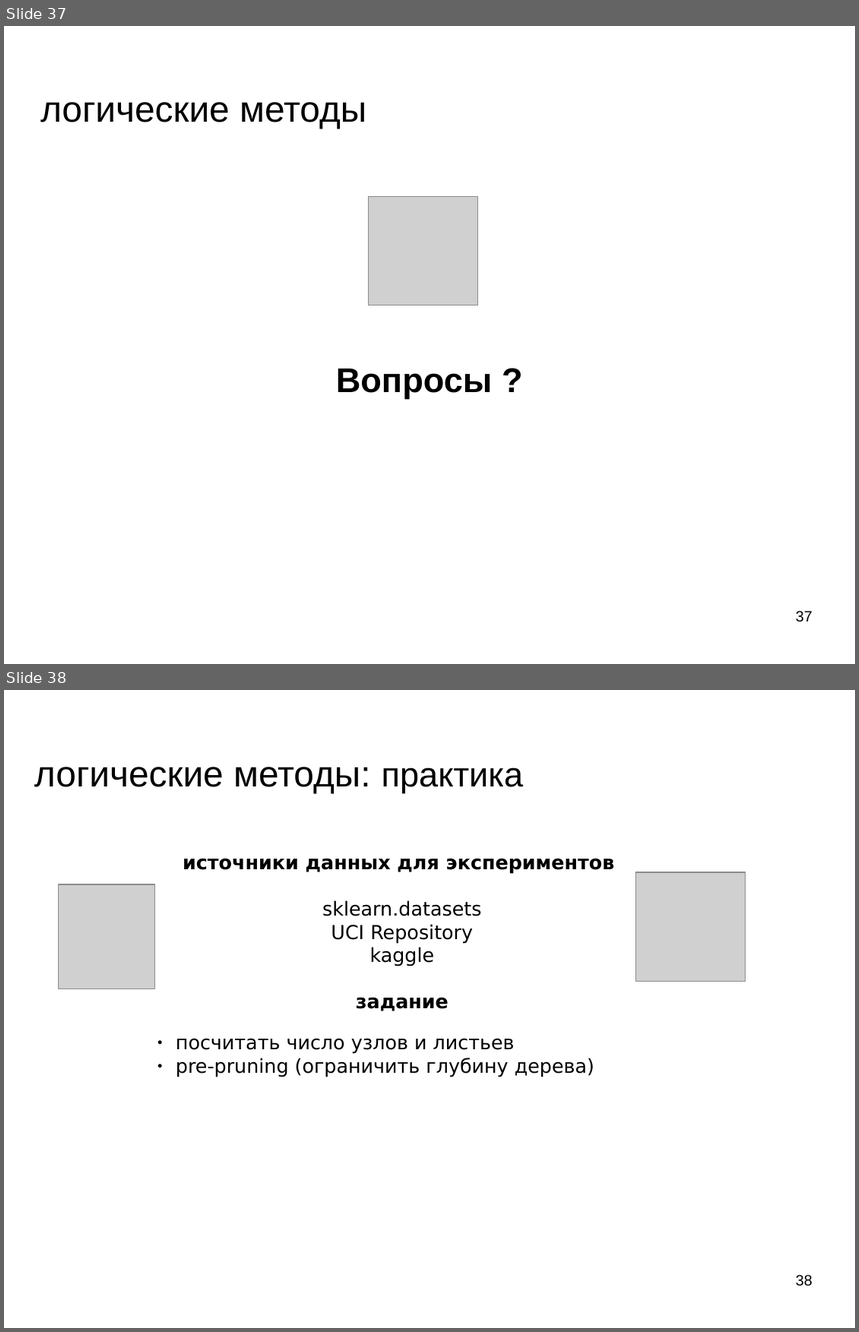
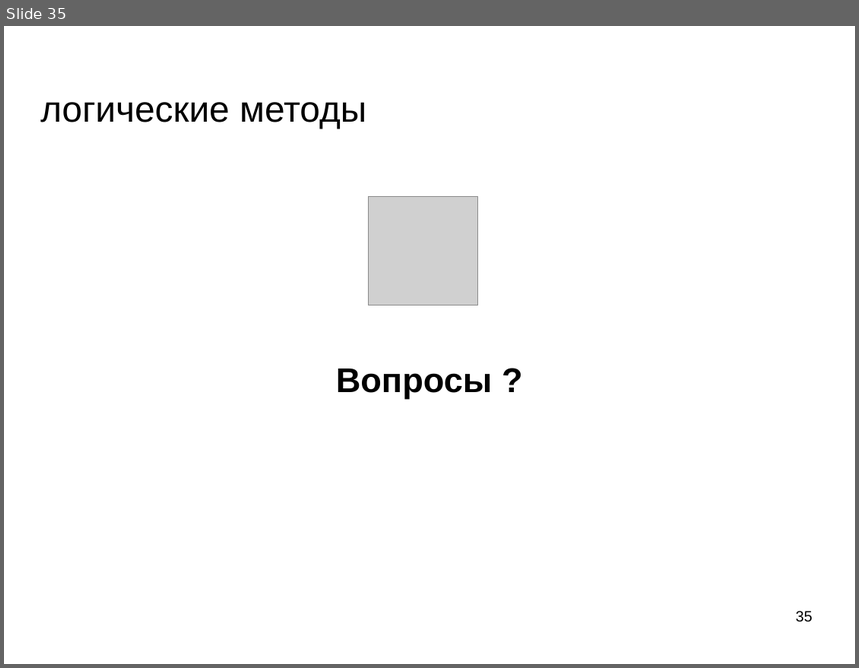
Before and after one commit to mechanoid5/ml_lectorium_legacy, a slide deck: 09-logical.odp. Shown one above the other, each under a label of ours: slides 37 and 38 before the commit, slide 35 after it. The pictures are 859x1332 and 859x668 pixels, drawn with LibreOffice and Linux fonts; fonts in the diff are those of the drawing; grey boxes stand for pictures; background and template pictures are left out. Boxes give left, top, right and bottom in pixels: in the first picture for what was removed or moved away, otherwise in the second. Text is boxed around its words. In the diff, an @@ line names an element or a change of style, - is before the commit and + after.

```diff
--- a/09-logical.odp
+++ b/09-logical.odp
@@ slide 38 removed at <box>4,690,855,1328</box>, background picture (left out) @@
@@ title removed at <box>34,767,524,793</box> @@
-логические методы: практика
@@ text removed at <box>176,858,615,1078</box> @@
-источники данных для экспериментов
-sklearn.datasets
-UCI Repository
-kaggle
-задание
-● посчитать число узлов и листьев
-● pre-pruning (ограничить глубину дерева)
@@ picture removed at <box>59,885,155,989</box> @@
@@ picture removed at <box>636,872,747,982</box> @@
@@ page number removed at <box>796,1275,813,1287</box> @@
-38
@@ what was slide 37 is now slide 35 @@
@@ page number at <box>796,611,813,623</box>: text changed @@
-37
+35
```
Also in this commit, not shown: 1 slide changed, 2 other slides removed, 16 other files.
